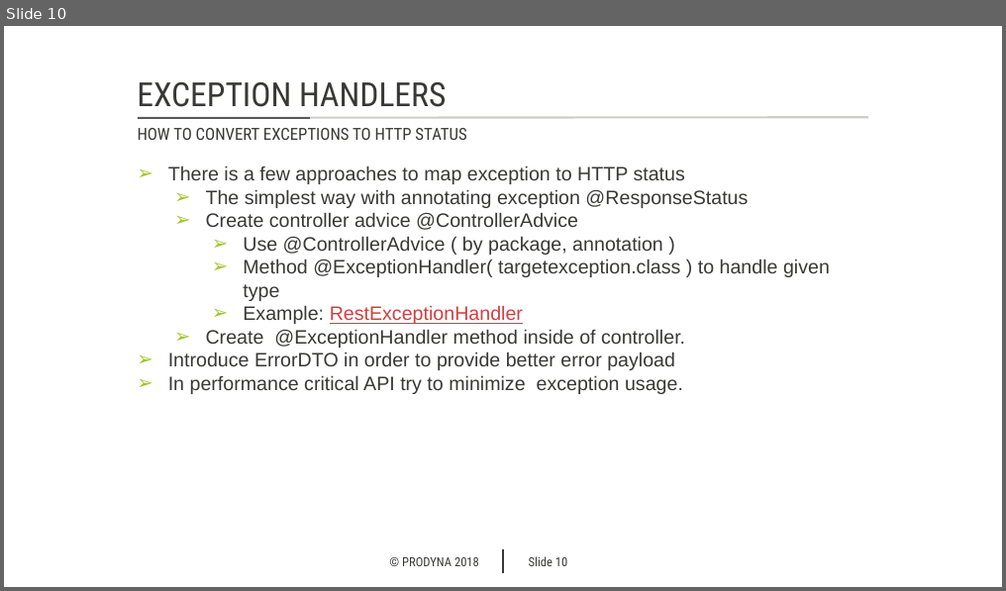
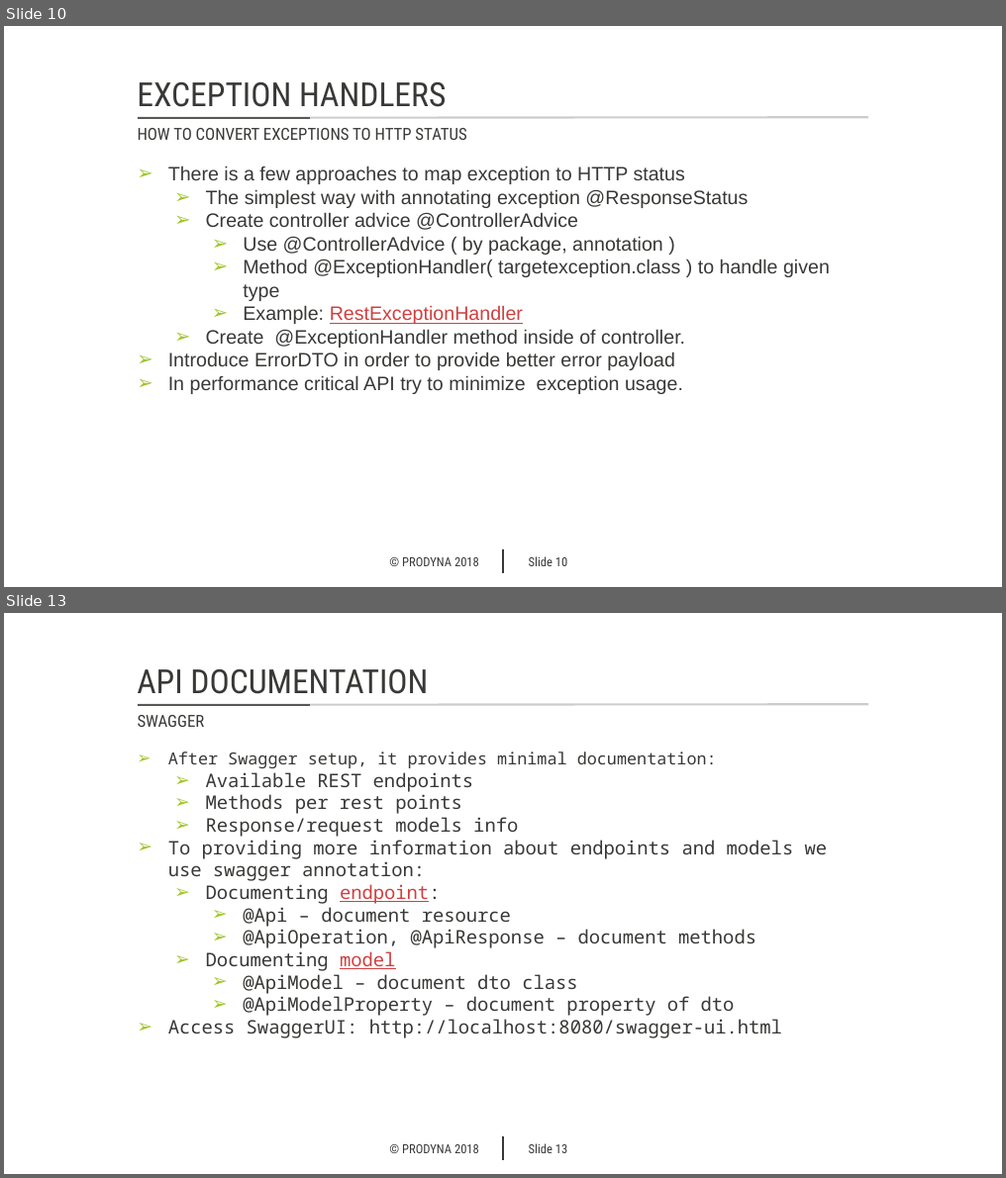
Before and after one commit to markojevtic/spring-boot-workshop, a slide deck: documentation/Spring_HATEOAS.pptx. Shown one above the other, each under a label of ours: slide 10 before the commit, slides 10 and 13 after it; the slides between them are not shown. The pictures are 1006x591 and 1006x1178 pixels, drawn with LibreOffice and Linux fonts; fonts in the diff are those of the drawing; background and template pictures are left out. Boxes give left, top, right and bottom in pixels: in the first picture for what was removed or moved away, otherwise in the second. Text is boxed around its words. In the diff, an @@ line names an element or a change of style, - is before the commit and + after.

Commit message:
spring hateoas documantation with swagger

```diff
--- a/documentation/Spring_HATEOAS.pptx
+++ b/documentation/Spring_HATEOAS.pptx
@@ slide 13 added at bbox=[4, 613, 1002, 1174], background #FFFFFF; not listed: 5 template elements that a slide beside it also shows @@
@@ text added at bbox=[137, 669, 428, 694], 24 pt, text #383836 @@
+API DOCUMENTATION
@@ text added at bbox=[138, 715, 205, 727], 12 pt, text #383836 @@
+SWAGGER
@@ text added at bbox=[168, 752, 828, 1039], 13.5 pt, text #383836 @@
+➢ After Swagger setup, it provides minimal documentation:
+  ➢ Available REST endpoints
+  ➢ Methods per rest points
+  ➢ Response/request models info
+➢ To providing more information about endpoints and models we use swagger annotation:
+  ➢ Documenting endpoint:
+    ➢ @Api – document resource
+    ➢ @ApiOperation, @ApiResponse – document methods
+  ➢ Documenting model
+    ➢ @ApiModel – document dto class
+    ➢ @ApiModelProperty – document property of dto
+➢ Access SwaggerUI: http://localhost:8080/swagger-ui.html
```
Also in this commit, not shown: 1 slide changed, 1 other slide added, 5 other files.
